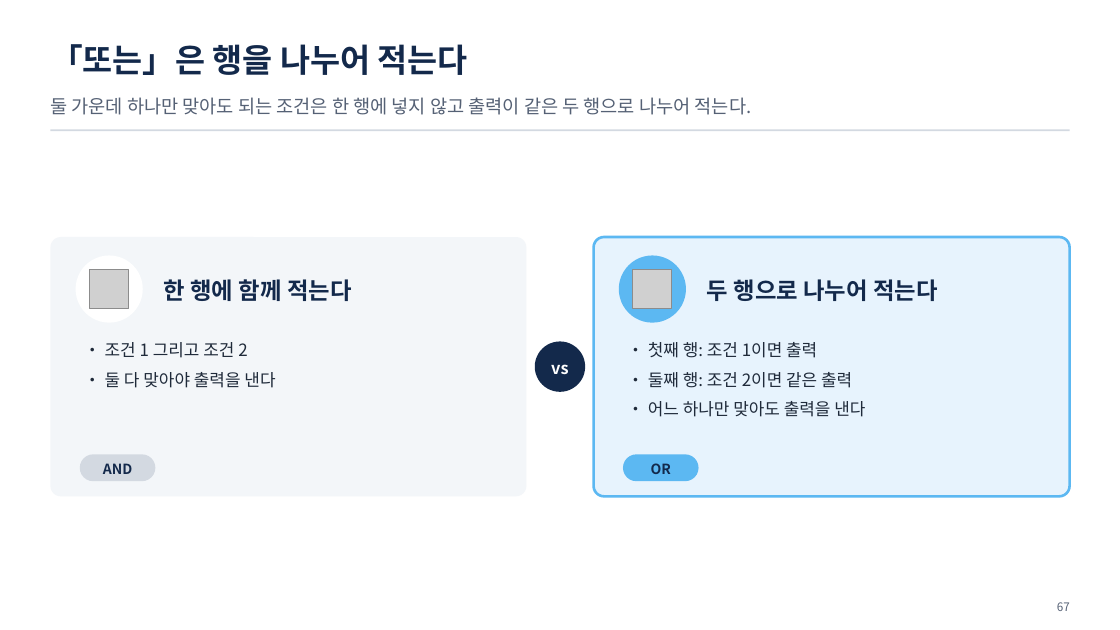
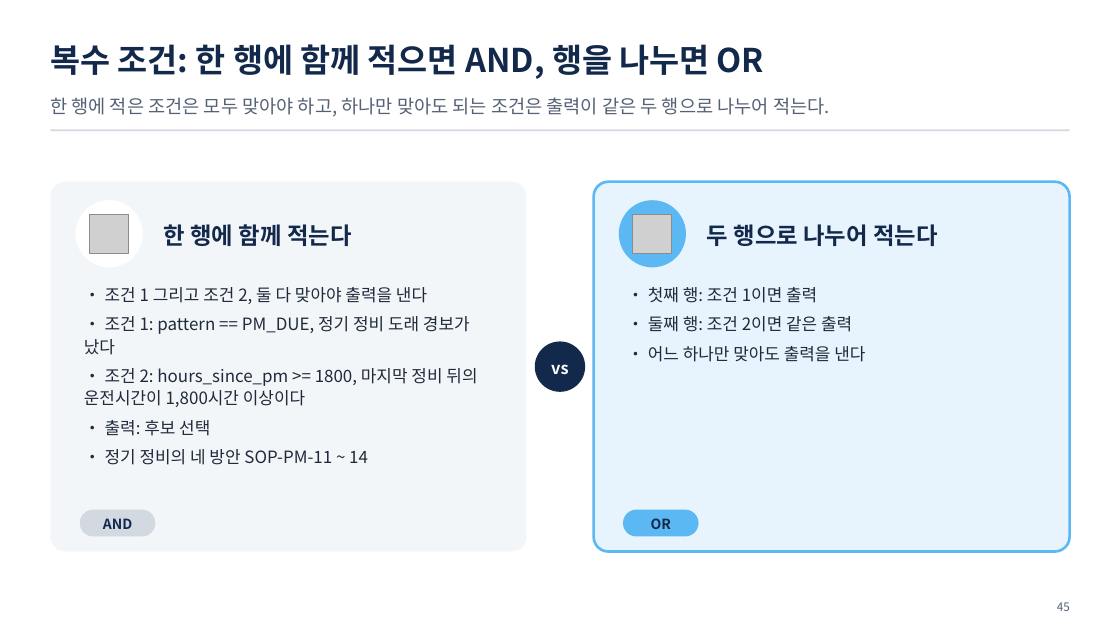
Before and after one commit to uengine-oss/hyd-iot-edu, a slide deck: slide 45 of docs/교재/통합반/03일차/통합반_03일차.pptx (slide 67 before the commit). Drawn at 1120x630 pixels with LibreOffice and Linux fonts; fonts in the diff are those of the drawing; grey boxes stand for pictures. Boxes give left, top, right and bottom in pixels: in the first picture for what was removed or moved away, otherwise in the second. Text is boxed around its words. In the diff, an @@ line names an element or a change of style, - is before the commit and + after.

```diff
--- a/docs/교재/통합반/03일차/통합반_03일차.pptx
+++ b/docs/교재/통합반/03일차/통합반_03일차.pptx
@@ text at box(50, 44, 764, 79): text changed @@
-「또는」은 행을 나누어 적는다
+복수 조건: 한 행에 함께 적으면 AND, 행을 나누면 OR
@@ text at box(50, 97, 830, 117): text changed @@
-둘 가운데 하나만 맞아도 되는 조건은 한 행에 넣지 않고 출력이 같은 두 행으로 나누어 적는다.
+한 행에 적은 조건은 모두 맞아야 하고, 하나만 맞아도 되는 조건은 출력이 같은 두 행으로 나누어 적는다.
@@ rounded rectangle: place and size @@
-rounded rectangle at box(50, 237, 527, 497)
+rounded rectangle at box(50, 181, 527, 551)
@@ rounded rectangle: place and size @@
-rounded rectangle at box(594, 237, 1070, 497)
+rounded rectangle at box(594, 181, 1070, 551)
@@ 2 pictures, 2 texts, 2 ellipses: place and size @@
-2 pictures, 2 texts, 2 ellipses at box(76, 255, 937, 323)
+2 pictures, 2 texts, 2 ellipses at box(76, 200, 937, 267)
@@ text at box(84, 287, 477, 465): text changed @@
-• 조건 1 그리고 조건 2
-• 둘 다 맞아야 출력을 낸다
+• 조건 1 그리고 조건 2, 둘 다 맞아야 출력을 낸다
+• 조건 1: pattern == PM_DUE, 정기 정비 도래 경보가 났다
+• 조건 2: hours_since_pm >= 1800, 마지막 정비 뒤의 운전시간이 1,800시간 이상이다
+• 출력: 후보 선택
+• 정기 정비의 네 방안 SOP-PM-11 ~ 14
@@ text "• 첫째 행: 조건 1이면 ...": place and size @@
-text "• 첫째 행: 조건 1이면 ..." at box(648, 342, 865, 417)
+text "• 첫째 행: 조건 1이면 ..." at box(648, 287, 865, 362)
@@ 2 texts, 2 rounded rectangles: place and size @@
-2 texts, 2 rounded rectangles at box(80, 455, 699, 481)
+2 texts, 2 rounded rectangles at box(80, 510, 699, 537)
@@ text at box(1057, 602, 1070, 611): text changed @@
-67
+45
```
Also in this commit, not shown: 80 other slides changed, 2 slides added, 53 slides removed, 12 other files.
